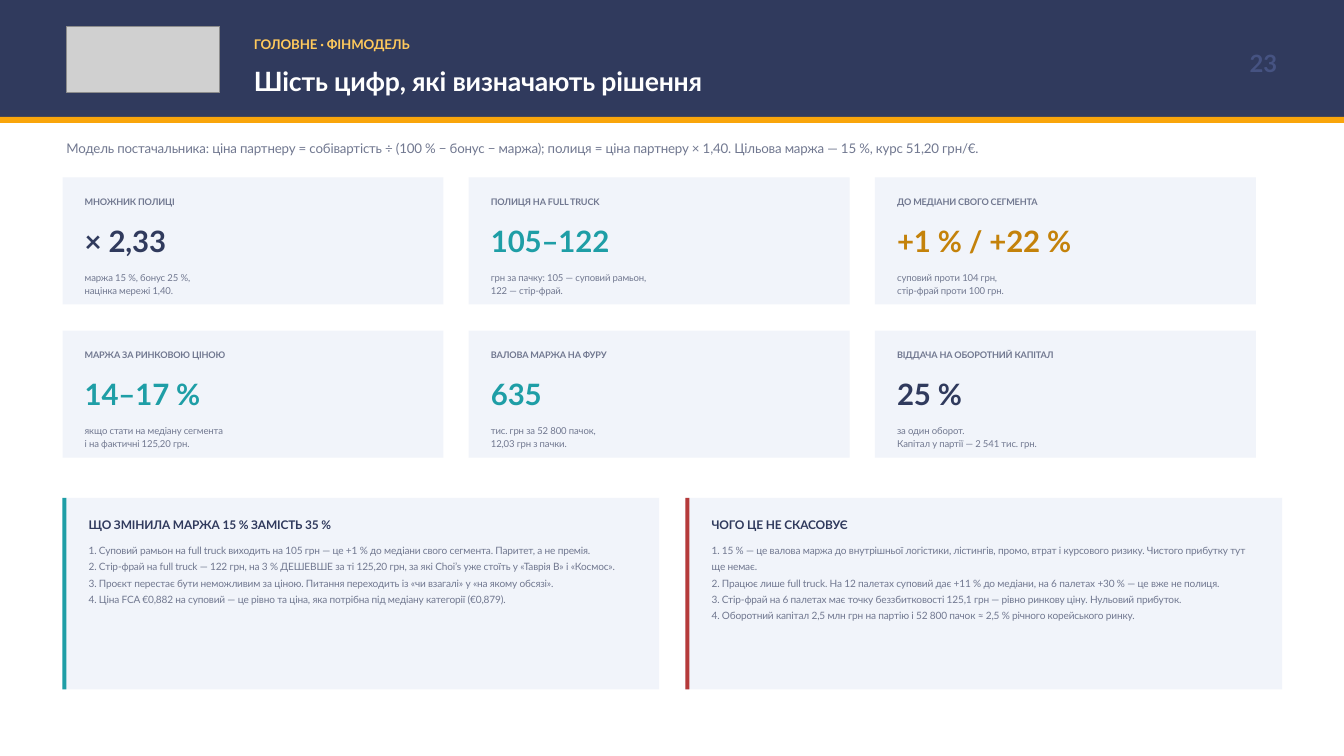
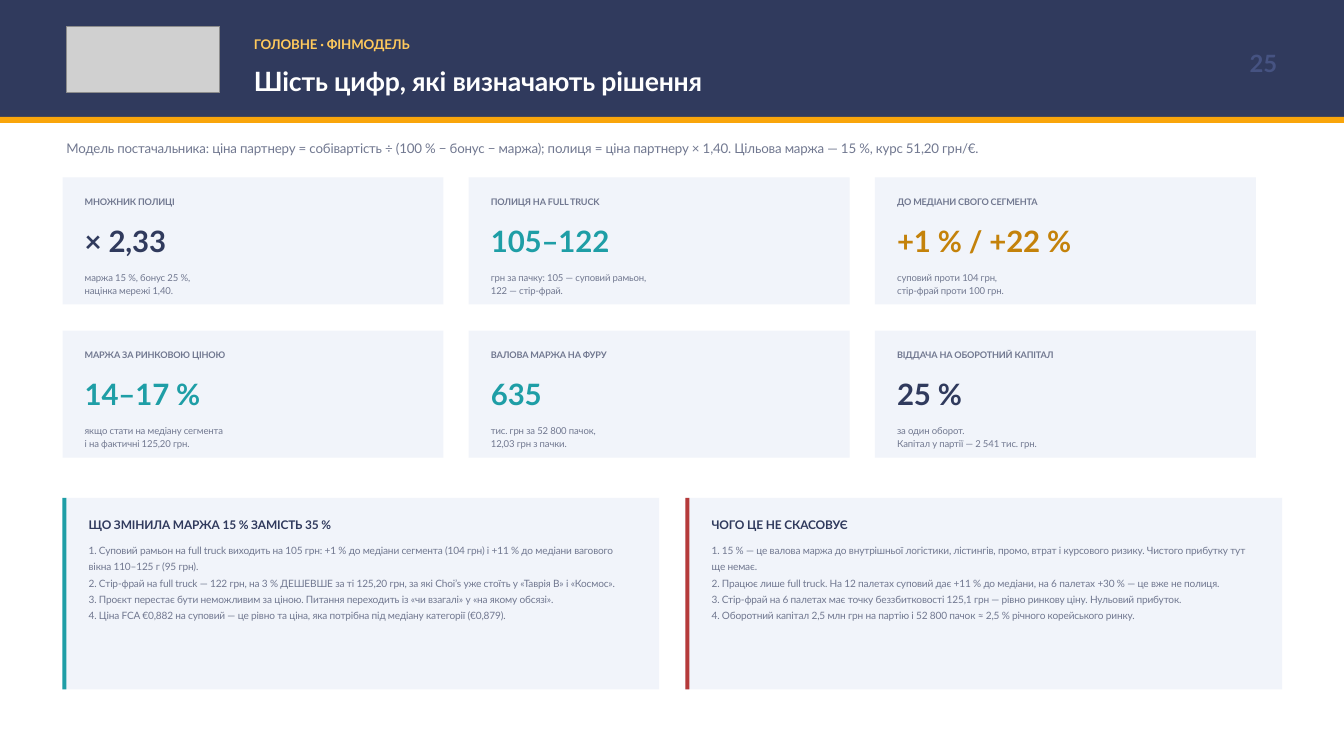
Before and after one commit to IllyaChaplygin/Chaplygin-Illya, a slide deck: slide 25 of Korean_Ramen_Ukraine_Market_Research.pptx (slide 23 before the commit). Drawn at 1344x756 pixels with LibreOffice and Linux fonts; fonts in the diff are those of the drawing; grey boxes stand for pictures. Boxes give left, top, right and bottom in pixels: in the first picture for what was removed or moved away, otherwise in the second. Text is boxed around its words. In the diff, an @@ line names an element or a change of style, - is before the commit and + after.

```diff
--- a/Korean_Ramen_Ukraine_Market_Research.pptx
+++ b/Korean_Ramen_Ukraine_Market_Research.pptx
@@ text at box(89, 546, 613, 572): text changed @@
-1. Суповий рамьон на full truck виходить на 105 грн — це +1 % до медіани свого сегмента. Паритет, а не премія.
+1. Суповий рамьон на full truck виходить на 105 грн: +1 % до медіани сегмента (104 грн) і +11 % до медіани вагового вікна 110–125 г (95 грн).
```
Also in this commit, not shown: 21 other slides changed, 5 slides added.
